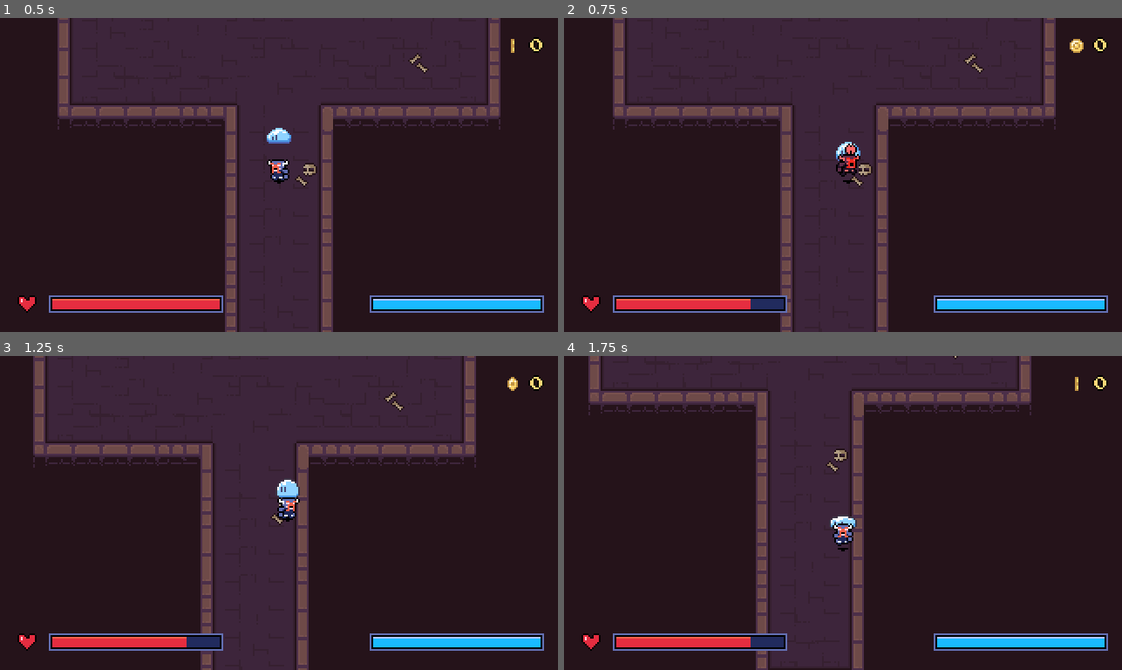
Above: before the commit, frames 1-4 (two rows, left to right).
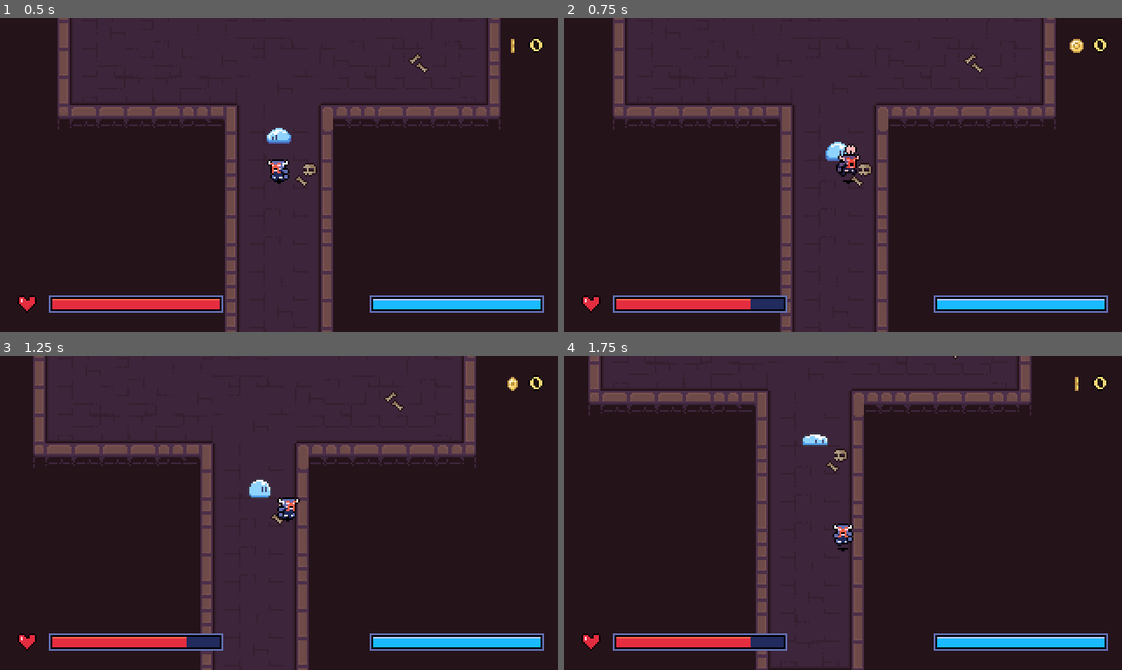
Above: after the commit, the same moments.

Repository: DaEpickid540/haven-2026
Game: Godot game, scene res://Scenes/dungeon_room_2.tscn
The game is run twice, just before and just after one commit, with the same random seed, the same clock (stepped at 60 frames per second) and the same inputs. This scene is started directly instead of the project's main scene.
Inputs (mouse positions are in pixels of both pictures, inside the frame that each line leads up to):
- Up to frame 1 (0.5 s): no input
- Up to frame 2 (0.75 s): move the mouse to (965, 159) at 0.52 s; hold Right (right) from 0.53 s (still down); tap J (attack) at 0.6 s; click (965, 159) at 0.67 s
- Up to frame 3 (1.25 s): keep holding Right (right)
- Up to frame 4 (1.75 s): move the mouse to (731, 528) at 1.27 s; release Right (right) at 1.28 s; hold Down (down) from 1.28 s (still down); tap X (dash) at 1.35 s

Frame 1 is identical in both runs. In frame 2, 0.3% of the frame differs, in the area x 46-54%, y 39-50%; in frame 3, 0.4%, in the area x 44-54%, y 39-46%; in frame 4, 0.2%.

Commit message:
Fix

Diff:
--- a/Scenes/dungeon_room_2.tscn
+++ b/Scenes/dungeon_room_2.tscn
@@ -6,6 +6,7 @@
 [ext_resource type="Script" uid="uid://ckcacq02vi0wv" path="res://Scripts/room_exit.gd" id="4_exit"]
 [ext_resource type="PackedScene" path="res://Scenes/coin.tscn" id="5_coin"]
 [ext_resource type="PackedScene" uid="uid://d1w04finjod5s" path="res://slime_blue.tscn" id="6_yxrg4"]
+[ext_resource type="PackedScene" uid="uid://db0fpjasttonn" path="res://enemy.tscn" id="7_46b87"]
 
 [sub_resource type="RectangleShape2D" id="Shape_ExitToRoom1"]
 size = Vector2(48, 32)
@@ -179,14 +180,34 @@
 limit_bottom = 864
 position_smoothing_enabled = true
 
-[node name="SlimeBlue" parent="Player" unique_id=1556184731 instance=ExtResource("6_yxrg4")]
-position = Vector2(0, -46)
-
-[node name="SlimeBlue2" parent="Player" unique_id=1909210266 instance=ExtResource("6_yxrg4")]
-position = Vector2(237, -145)
-
-[node name="SlimeBlue3" parent="Player" unique_id=502752578 instance=ExtResource("6_yxrg4")]
-position = Vector2(-327, -201)
-
-[node name="SlimeBlue4" parent="Player" unique_id=1389153001 instance=ExtResource("6_yxrg4")]
-position = Vector2(-416, -102)
+[node name="Slimes" type="Node2D" parent="." unique_id=517921331]
+
+[node name="SlimeBlue" parent="Slimes" unique_id=1556184731 instance=ExtResource("6_yxrg4")]
+position = Vector2(504, 666)
+
+[node name="SlimeBlue2" parent="Slimes" unique_id=1909210266 instance=ExtResource("6_yxrg4")]
+position = Vector2(741, 567)
+
+[node name="SlimeBlue3" parent="Slimes" unique_id=502752578 instance=ExtResource("6_yxrg4")]
+position = Vector2(177, 511)
+
+[node name="SlimeBlue4" parent="Slimes" unique_id=1389153001 instance=ExtResource("6_yxrg4")]
+position = Vector2(88, 610)
+
+[node name="Enemy" parent="Slimes" unique_id=1620705969 instance=ExtResource("7_46b87")]
+position = Vector2(155, 665)
+
+[node name="Enemy2" parent="Slimes" unique_id=625712499 instance=ExtResource("7_46b87")]
+position = Vector2(138, 301)
+
+[node name="Enemy3" parent="Slimes" unique_id=2126234535 instance=ExtResource("7_46b87")]
+position = Vector2(747, 286)
+
+[node name="Enemy4" parent="Slimes" unique_id=1469822972 instance=ExtResource("7_46b87")]
+position = Vector2(523, 238)
+
+[node name="SlimeBlue6" parent="Slimes" unique_id=473842349 instance=ExtResource("6_yxrg4")]
+position = Vector2(891, 282)
+
+[node name="SlimeBlue7" parent="Slimes" unique_id=1738534352 instance=ExtResource("6_yxrg4")]
+position = Vector2(675, 205)
--- /dev/null
+++ b/slime_red.tscn
@@ -0,0 +1,139 @@
+[gd_scene format=3 uid="uid://xnpr1536a0rs"]
+
+[ext_resource type="Script" uid="uid://cif6ykvhi1ur6" path="res://Scripts/enemy.gd" id="1_5knj1"]
+[ext_resource type="Texture2D" uid="uid://brkjk0ghmjjk7" path="res://Assets/Platformer Slimes v2.0/Spritesheets/16x16/Idle/Idle_Green.png" id="2_8rkwi"]
+
+[sub_resource type="Animation" id="Animation_4gyqm"]
+length = 0.9
+step = 0.1
+tracks/0/type = "value"
+tracks/0/imported = false
+tracks/0/enabled = true
+tracks/0/path = NodePath(".:frame")
+tracks/0/interp = 1
+tracks/0/loop_wrap = true
+tracks/0/keys = {
+"times": PackedFloat32Array(0),
+"transitions": PackedFloat32Array(1),
+"update": 1,
+"values": [6]
+}
+
+[sub_resource type="Animation" id="Animation_qi2p4"]
+resource_name = "death"
+step = 0.1
+tracks/0/type = "value"
+tracks/0/imported = false
+tracks/0/enabled = true
+tracks/0/path = NodePath(".:frame")
+tracks/0/interp = 1
+tracks/0/loop_wrap = true
+tracks/0/keys = {
+"times": PackedFloat32Array(0, 0.3, 0.5, 0.7, 0.9),
+"transitions": PackedFloat32Array(1, 1, 1, 1, 1),
+"update": 1,
+"values": [6, 7, 8, 9, 10]
+}
+
+[sub_resource type="Animation" id="Animation_iifgy"]
+resource_name = "idle"
+length = 0.6
+loop_mode = 1
+step = 0.1
+tracks/0/type = "value"
+tracks/0/imported = false
+tracks/0/enabled = true
+tracks/0/path = NodePath(".:frame")
+tracks/0/interp = 1
+tracks/0/loop_wrap = true
+tracks/0/keys = {
+"times": PackedFloat32Array(0, 0.1, 0.2, 0.3, 0.4, 0.5),
+"transitions": PackedFloat32Array(1, 1, 1, 1, 1, 1),
+"update": 1,
+"values": [0, 1, 2, 3, 4, 5]
+}
+
+[sub_resource type="AnimationLibrary" id="AnimationLibrary_eche8"]
+_data = {
+&"RESET": SubResource("Animation_4gyqm"),
+&"death": SubResource("Animation_qi2p4"),
+&"idle": SubResource("Animation_iifgy")
+}
+
+[sub_resource type="CircleShape2D" id="CircleShape2D_d7y3q"]
+radius = 7.071068
+
+[sub_resource type="AnimationNodeAnimation" id="AnimationNodeAnimation_4gyqm"]
+animation = &"idle"
+
+[sub_resource type="AnimationNodeStateMachineTransition" id="AnimationNodeStateMachineTransition_epg4t"]
+advance_mode = 2
+
+[sub_resource type="AnimationNodeStateMachine" id="AnimationNodeStateMachine_7k104"]
+states/idle/node = SubResource("AnimationNodeAnimation_4gyqm")
+states/idle/position = Vector2(415.33334, 70)
+transitions = ["Start", "idle", SubResource("AnimationNodeStateMachineTransition_epg4t")]
+
+[sub_resource type="AnimationNodeAnimation" id="AnimationNodeAnimation_7k104"]
+animation = &"idle"
+
+[sub_resource type="AnimationNodeStateMachineTransition" id="AnimationNodeStateMachineTransition_4gyqm"]
+advance_mode = 2
+
+[sub_resource type="AnimationNodeStateMachineTransition" id="AnimationNodeStateMachineTransition_qi2p4"]
+advance_mode = 2
+advance_expression = "can_see_player()"
+
+[sub_resource type="AnimationNodeStateMachineTransition" id="AnimationNodeStateMachineTransition_iifgy"]
+advance_mode = 2
+advance_expression = "not can_see_player()"
+
+[sub_resource type="AnimationNodeStateMachine" id="AnimationNodeStateMachine_qi2p4"]
+states/Chase/node = SubResource("AnimationNodeStateMachine_7k104")
+states/Chase/position = Vector2(398.66666, 200.66666)
+states/idle/node = SubResource("AnimationNodeAnimation_7k104")
+states/idle/position = Vector2(398.66666, 101.333336)
+transitions = ["Start", "idle", SubResource("AnimationNodeStateMachineTransition_4gyqm"), "idle", "Chase", SubResource("AnimationNodeStateMachineTransition_qi2p4"), "Chase", "idle", SubResource("AnimationNodeStateMachineTransition_iifgy")]
+
+[sub_resource type="AnimationNodeBlendTree" id="AnimationNodeBlendTree_g5fc0"]
+graph_offset = Vector2(-502.4641, -77.43173)
+nodes/StateMachine/node = SubResource("AnimationNodeStateMachine_qi2p4")
+nodes/StateMachine/position = Vector2(-59.724117, 133.29341)
+node_connections = [&"output", 0, &"StateMachine"]
+
+[sub_resource type="CircleShape2D" id="CircleShape2D_ne4uc"]
+
+[node name="SlimeRed" type="CharacterBody2D" unique_id=118190816]
+motion_mode = 1
+script = ExtResource("1_5knj1")
+
+[node name="Sprite2D" type="Sprite2D" parent="." unique_id=1064339966 groups=["enemy"]]
+texture = ExtResource("2_8rkwi")
+hframes = 7
+vframes = 2
+frame = 6
+
+[node name="AnimationPlayer" type="AnimationPlayer" parent="." unique_id=1008237231 groups=["enemy"]]
+root_node = NodePath("../Sprite2D")
+libraries/ = SubResource("AnimationLibrary_eche8")
+
+[node name="CollisionShape2D" type="CollisionShape2D" parent="." unique_id=432762036 groups=["enemy"]]
+position = Vector2(0, 3)
+shape = SubResource("CircleShape2D_d7y3q")
+
+[node name="AnimationTree" type="AnimationTree" parent="." unique_id=1766027041 groups=["enemy"]]
+root_node = NodePath("../Sprite2D")
+tree_root = SubResource("AnimationNodeBlendTree_g5fc0")
+advance_expression_base_node = NodePath("..")
+anim_player = NodePath("../AnimationPlayer")
+
+[node name="RayCast2D" type="RayCast2D" parent="." unique_id=739853382 groups=["enemy"]]
+target_position = Vector2(-17, 0)
+
+[node name="DamageArea" type="Area2D" parent="." unique_id=1531665032 groups=["enemy"]]
+collision_layer = 4
+collision_mask = 2
+
+[node name="CollisionShape2D" type="CollisionShape2D" parent="DamageArea" unique_id=652676643 groups=["enemy"]]
+position = Vector2(1, 4)
+shape = SubResource("CircleShape2D_ne4uc")
